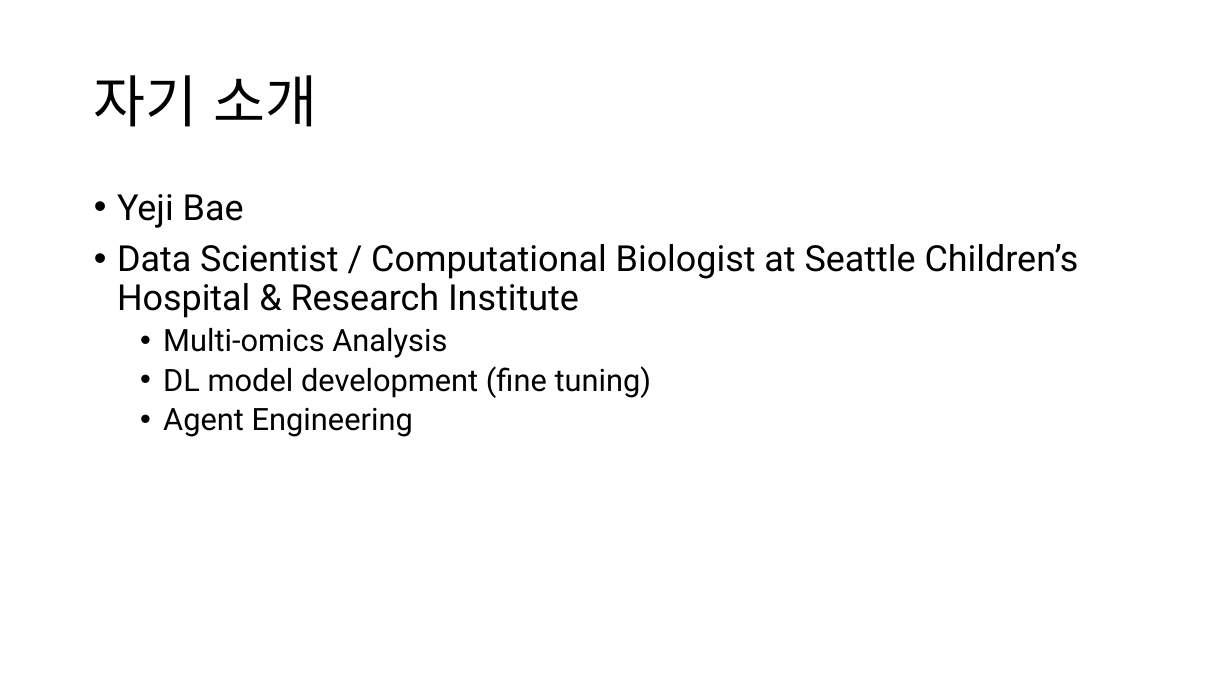
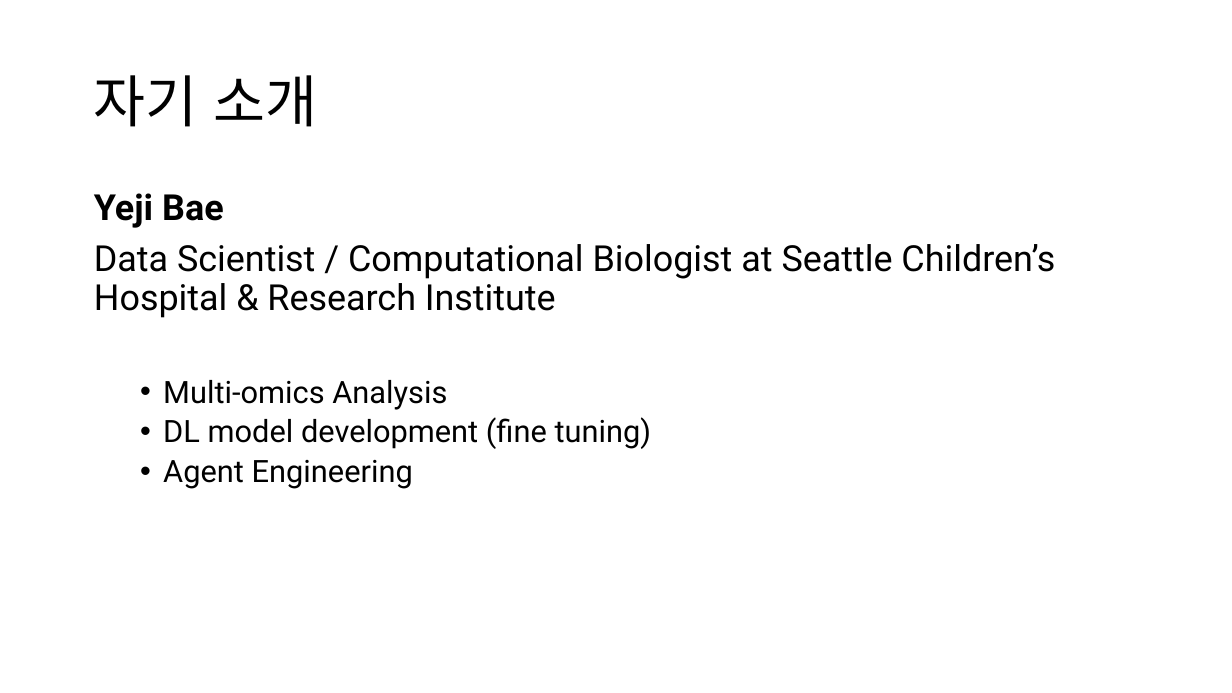
Before and after one commit to Pseudo-Lab/abstain-dti, a slide deck: slide 4 of docs/weekly/w01/week1_onboarding.pptx (slide 5 before the commit). Drawn at 1232x693 pixels with LibreOffice and Linux fonts; fonts in the diff are those of the drawing. Boxes give left, top, right and bottom in pixels: in the first picture for what was removed or moved away, otherwise in the second. Text is boxed around its words. In the diff, an @@ line names an element or a change of style, - is before the commit and + after.

```diff
--- a/docs/weekly/w01/week1_onboarding.pptx
+++ b/docs/weekly/w01/week1_onboarding.pptx
@@ text at (94, 193, 1055, 318): bold on in "Yeji Bae"; bullet • to none @@
```
Also in this commit, not shown: 5 other slides changed, 14 slides added, 1 slide removed.
